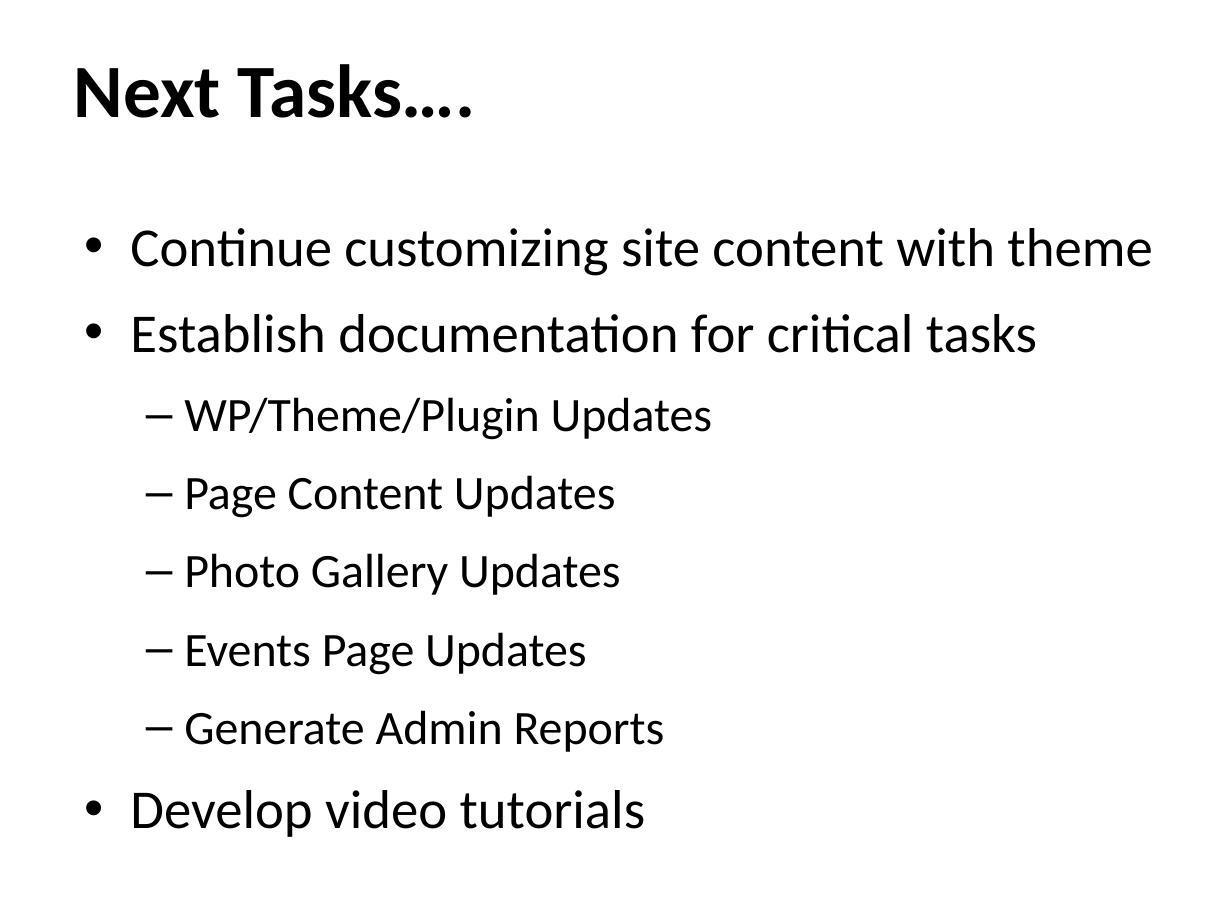
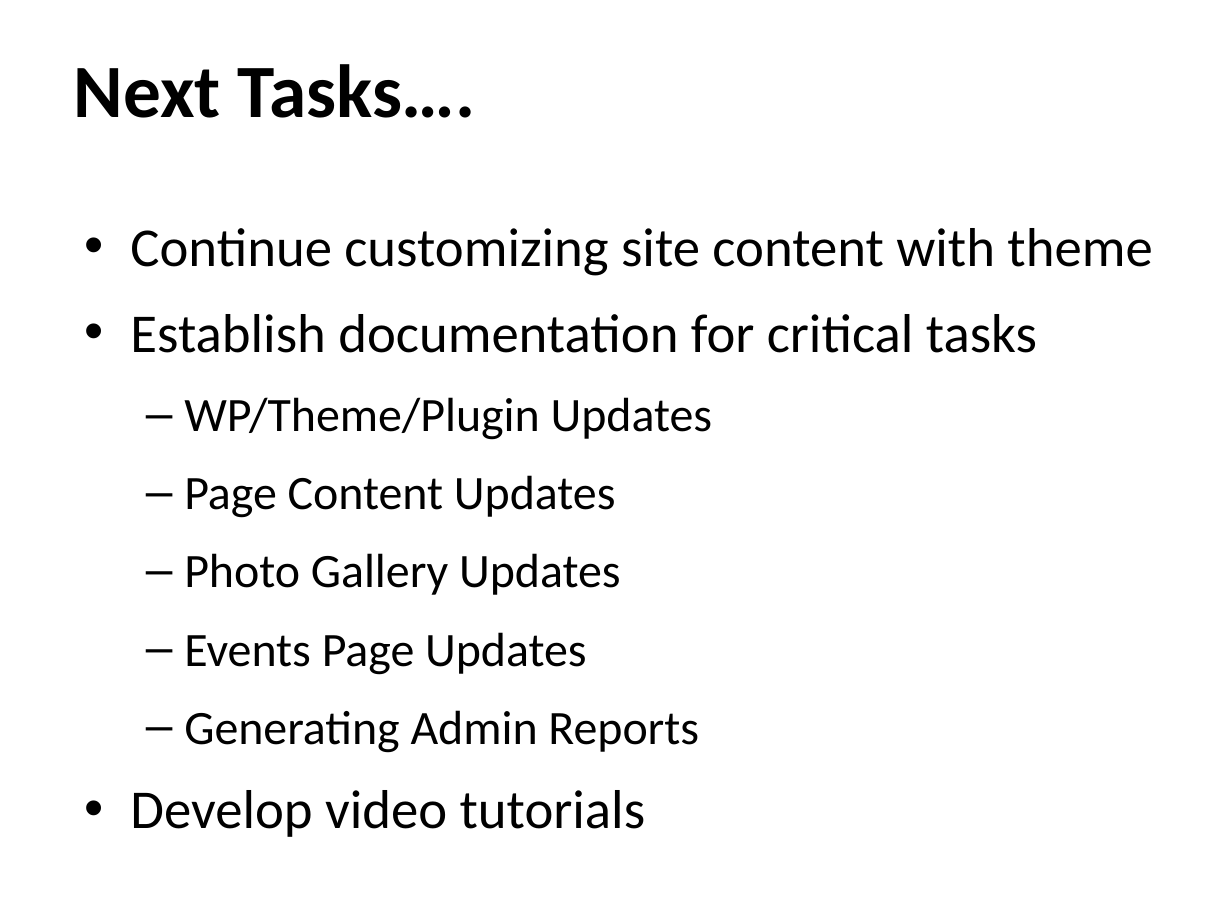
Before and after one commit to ehsantos11/MIST7590-Smithgall-Project, a slide deck: slide 17 of SGW Project Update 7Mar18.pptx. Drawn at 1232x924 pixels with LibreOffice and Linux fonts; fonts in the diff are those of the drawing; background and template pictures are left out. Boxes give left, top, right and bottom in pixels: in the first picture for what was removed or moved away, otherwise in the second. Text is boxed around its words. In the diff, an @@ line names an element or a change of style, - is before the commit and + after.

Commit message:
Added Project Update Slides for 7Mar18
Updated Next Tasks list

```diff
--- a/SGW Project Update 7Mar18.pptx
+++ b/SGW Project Update 7Mar18.pptx
@@ text at [184,710,699,753]: text changed @@
-  – Generate Admin Reports
+  – Generating Admin Reports
```
Also in this commit, not shown: 2 other slides changed.
